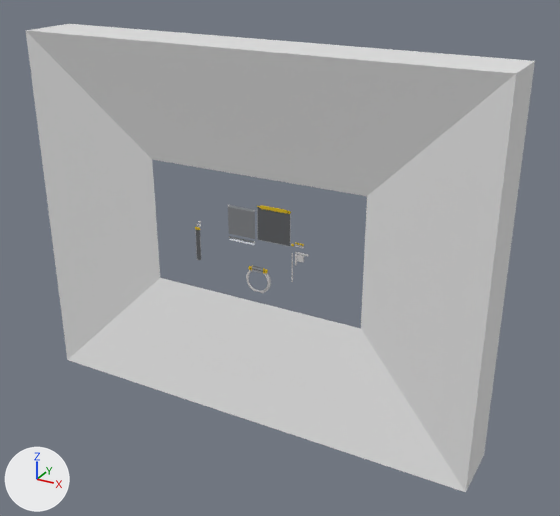
The Blender file raw/UI.blend as it was, and as the next commit left it.
Before and after are seen from a 50 mm camera at (3925.0, -4944.0, 2917.0) aimed at (1175.0, 57.0, 417.0). The lights are fixed; the arrows at lower left show +X, +Y and +Z.

Script lines for the objects in view, before the commit:
```python
me_circle_001 = bpy.data.meshes.new('Circle.001')
me_circle_001.from_pydata(...)  # 152 vertices, 122 faces; spans x -84.0..84.0, y -5.0..19.0, z 76.0..116.0
me_circle_001.polygons.foreach_set('use_smooth', [True] * 122)
# faces by material slot: [92, 18, 12]
me_circle_001.materials.append(mat_gold)  # yellow #e1bb00
me_circle_001.materials.append(mat_background_dark)  # dark grey #5e6063
me_circle_001.materials.append(mat_background_light)  # grey #9da0a5
me_plane_001 = bpy.data.meshes.new('Plane.001')
me_plane_001.from_pydata(...)  # 12 vertices, 12 faces; spans x -1000.0..2920.0, y -250.0..250.0, z -1000.0..2080.0
me_plane_005 = bpy.data.meshes.new('Plane.005')
me_plane_005.from_pydata(...)  # 24 vertices, 15 faces; spans x 0.0..250.0, y 0.0, z 0.0..250.0
me_plane_005.polygons.foreach_set('use_smooth', [True] * 15)
# faces by material slot: [5, 10]
me_plane_005.materials.append(mat_background)  # grey #828589
me_plane_005.materials.append(mat_background_light)  # grey #9da0a5
ob_back_002 = bpy.data.objects.new('back.002', me_plane_005)
ob_back_002.location = (730.0, 0.0, 560.0)
ob_border_1920_1080 = bpy.data.objects.new('border_1920_1080', me_plane_001)
ob_border_1920_1080.location = (0.0, 0.0, 0.0)
ob_circle_001 = bpy.data.objects.new('Circle.001', me_circle_001)
ob_circle_001.location = (1000.0, 0.0, 200.0)
# also in view: 'back' at (1150.0, 0.0, 700.0)
```
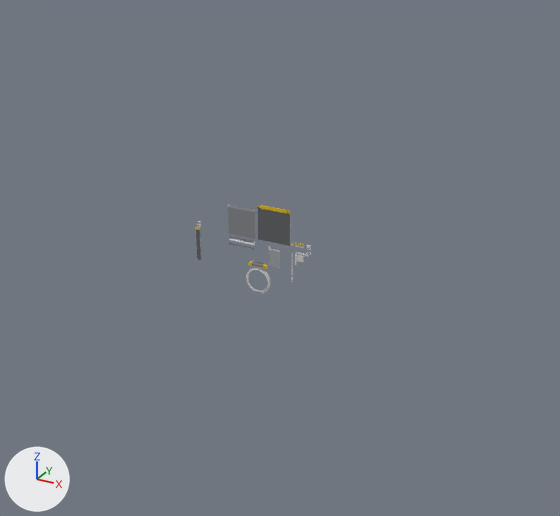
Pixel boxes (x1, y1, x2, y2) of what changed, in the pictures (560 x 516 px):
'border_1920_1080', hidden
    before: (26, 24, 535, 492)
'Circle.001', moved
    before: (249, 266, 268, 274)
    after: (248, 261, 268, 269)

The change, as a list of edits to the scene's bpy script:
```text
Change ob_border_1920_1080:
    add ob_border_1920_1080.hide_set(True)
Change ob_circle_001:
    ob_circle_001.location: (1000.0, 0.0, 200.0) -> (1000.0, 0.0, 240.0)
```
